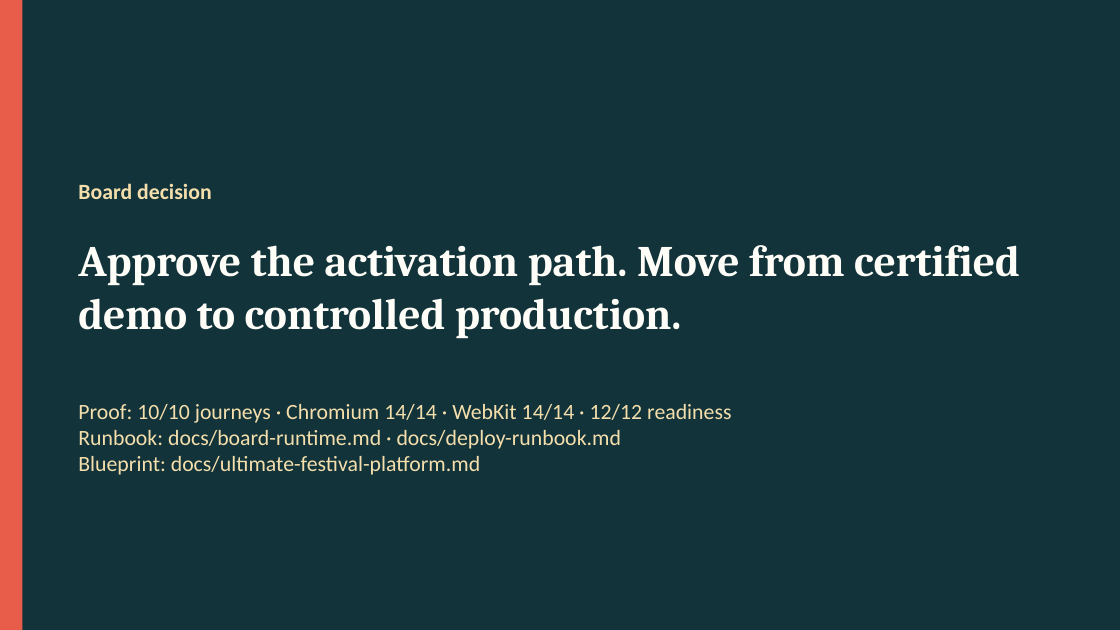
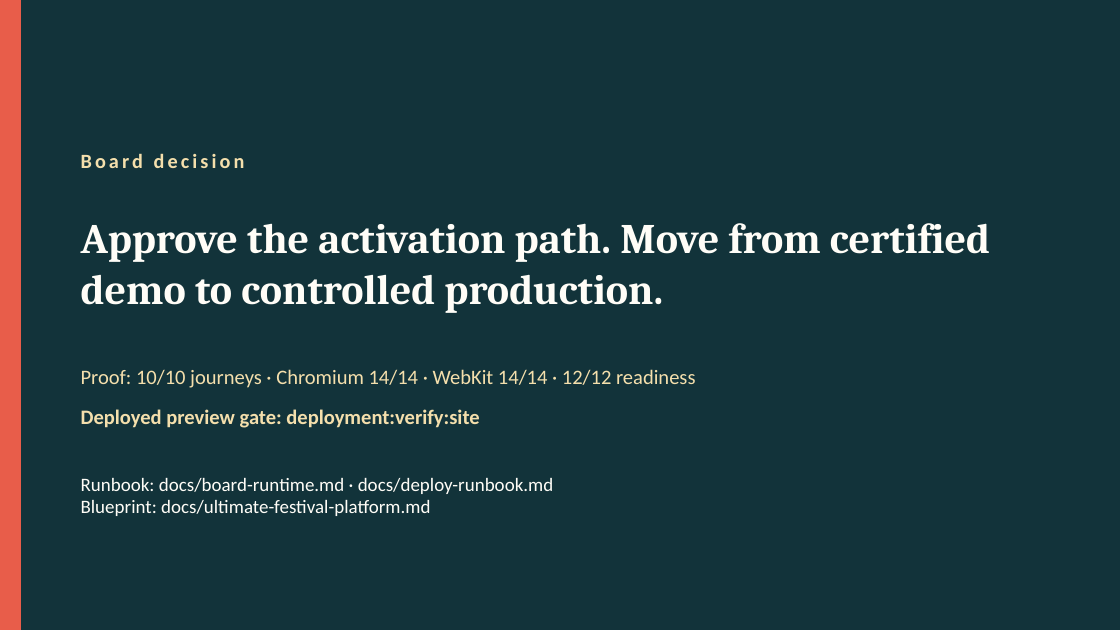
Before and after one commit to nickbmerrill-collab/texas-sandfest, a slide deck: slide 12 of docs/presentations/SandFest-Board-Platform-Briefing.pptx. Drawn at 1120x630 pixels with LibreOffice and Linux fonts; fonts in the diff are those of the drawing. Boxes give left, top, right and bottom in pixels: in the first picture for what was removed or moved away, otherwise in the second. Text is boxed around its words. In the diff, an @@ line names an element or a change of style, - is before the commit and + after.

Commit message:
Repair board deck generator and proof checks

```diff
--- a/docs/presentations/SandFest-Board-Platform-Briefing.pptx
+++ b/docs/presentations/SandFest-Board-Platform-Briefing.pptx
@@ background #FFFFFF to #12333A @@
@@ rectangle at <box>0,0,20,629</box>: outline none to #E85D4A 1 pt @@
@@ rectangle removed at <box>0,0,1120,629</box> @@
@@ text "Board decision": place and size @@
-text "Board decision" at <box>78,183,212,199</box>
+text "Board decision" at <box>81,153,245,168</box>
@@ text "Board decision" at <box>81,153,245,168</box>: size 14 to 13 pt, letter spacing 0 to 2 pt @@
@@ text "Approve the activation path. Move ...": place and size @@
-text "Approve the activation path. Move ..." at <box>78,245,1020,339</box>
+text "Approve the activation path. Move ..." at <box>81,223,990,313</box>
@@ text "Approve the activation path. Move ..." at <box>81,223,990,313</box>: size 28 to 27 pt @@
@@ text added at <box>81,369,695,388</box>, 13.2 pt, text #F4DFAC @@
+Proof: 10/10 journeys · Chromium 14/14 · WebKit 14/14 · 12/12 readiness
@@ text at <box>78,404,731,423</box>: paragraph removed @@
-Proof: 10/10 journeys · Chromium 14/14 · WebKit 14/14 · 12/12 readiness
@@ text added at <box>81,409,479,428</box>, 13.2 pt, text #F4DFAC, bold @@
+Deployed preview gate: deployment:verify:site
@@ text "Runbook: docs/board-runtime.md · docs/deploy-runbook.md": place and size @@
-text "Runbook: docs/board-runtime.md · docs/deploy-runbook.md" at <box>78,404,731,475</box>
+text "Runbook: docs/board-runtime.md · docs/deploy-runbook.md" at <box>81,478,554,516</box>
@@ text "Runbook: docs/board-runtime.md · docs/deploy-runbook.md" at <box>81,478,554,516</box>: size 14 to 12.2 pt, text colour #F4DFAC to #FFFDF7 @@
```
Also in this commit, not shown: 11 other slides changed, 6 other files.
